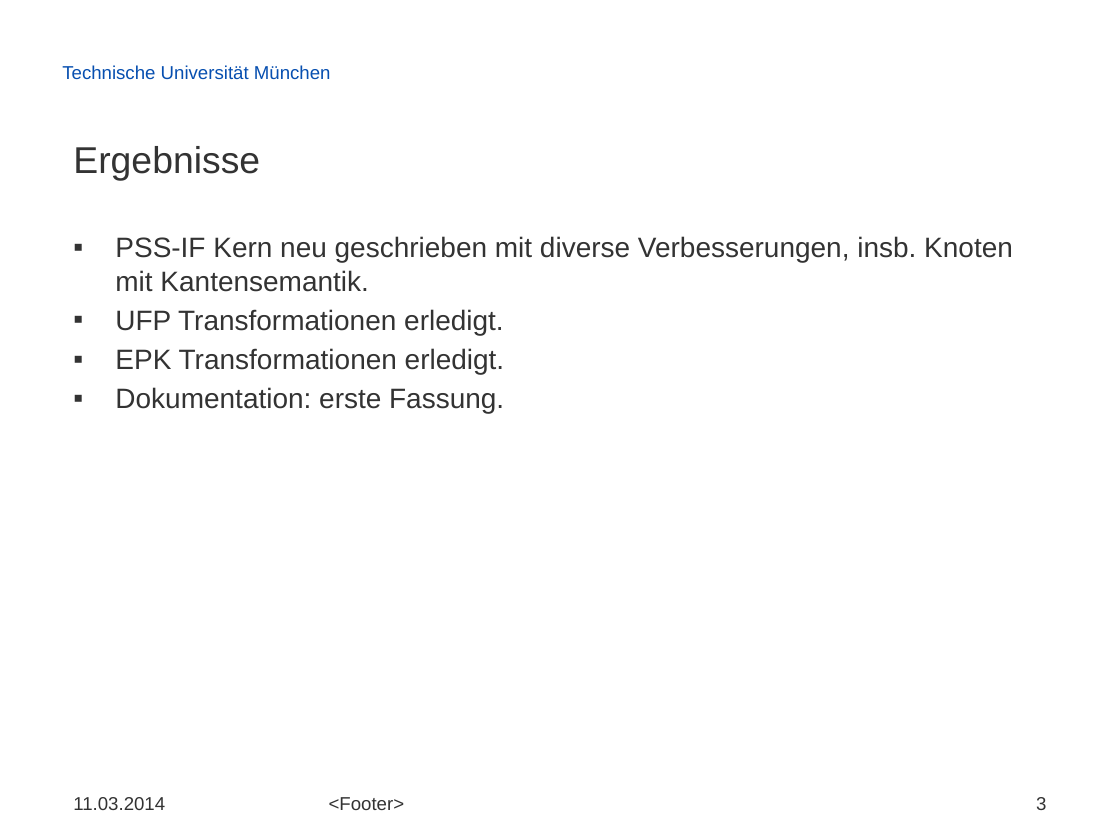
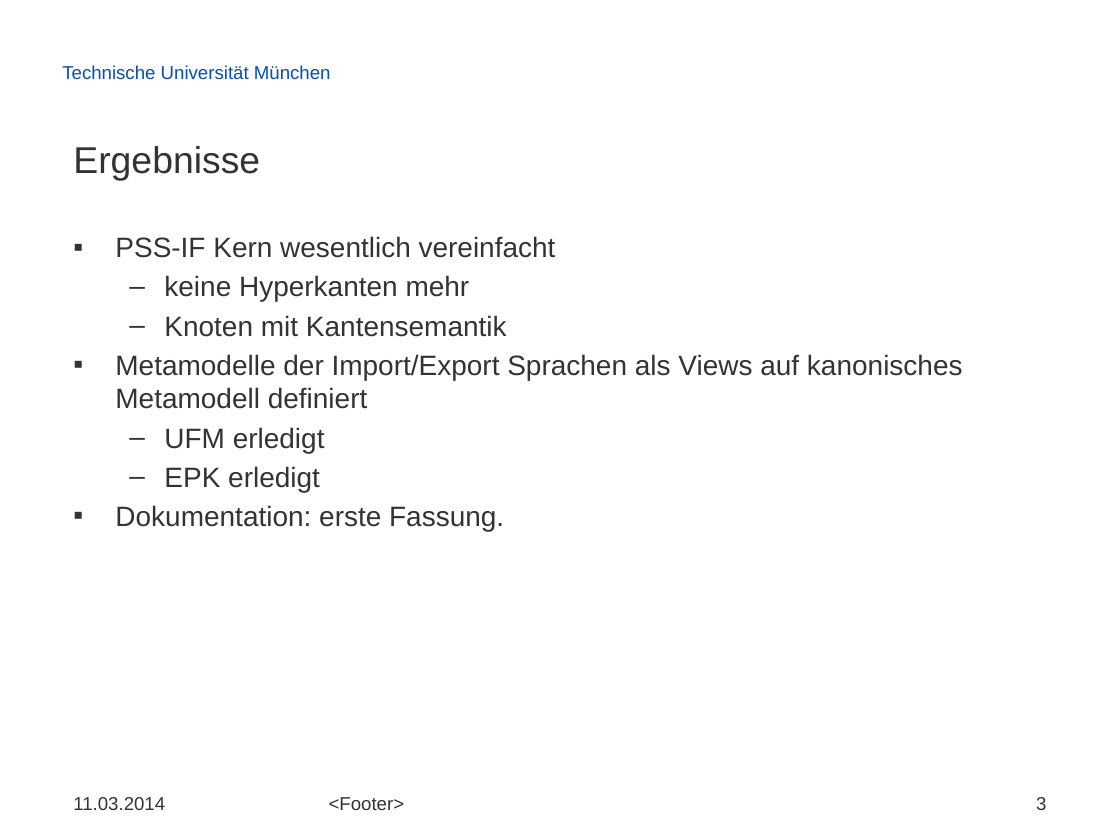
Before and after one commit to radke-tum/idp, a slide deck: slide 3 of pssif/doc/weeklies/weekly_2014-03-12.pptx. Drawn at 1120x840 pixels with LibreOffice and Linux fonts; fonts in the diff are those of the drawing; background and template pictures are left out. Boxes give left, top, right and bottom in pixels: in the first picture for what was removed or moved away, otherwise in the second. Text is boxed around its words. In the diff, an @@ line names an element or a change of style, - is before the commit and + after.

```diff
--- a/pssif/doc/weeklies/weekly_2014-03-12.pptx
+++ b/pssif/doc/weeklies/weekly_2014-03-12.pptx
@@ text at [115,236,963,492]: text changed @@
-▪ PSS-IF Kern neu geschrieben mit diverse Verbesserungen, insb. Knoten mit Kantensemantik.
-▪ UFP Transformationen erledigt.
-▪ EPK Transformationen erledigt.
+▪ PSS-IF Kern wesentlich vereinfacht
+  – keine Hyperkanten mehr
+  – Knoten mit Kantensemantik
+▪ Metamodelle der Import/Export Sprachen als Views auf kanonisches Metamodell definiert
+  – UFM erledigt
+  – EPK erledigt
```
Also in this commit, not shown: 1 other slide changed.
